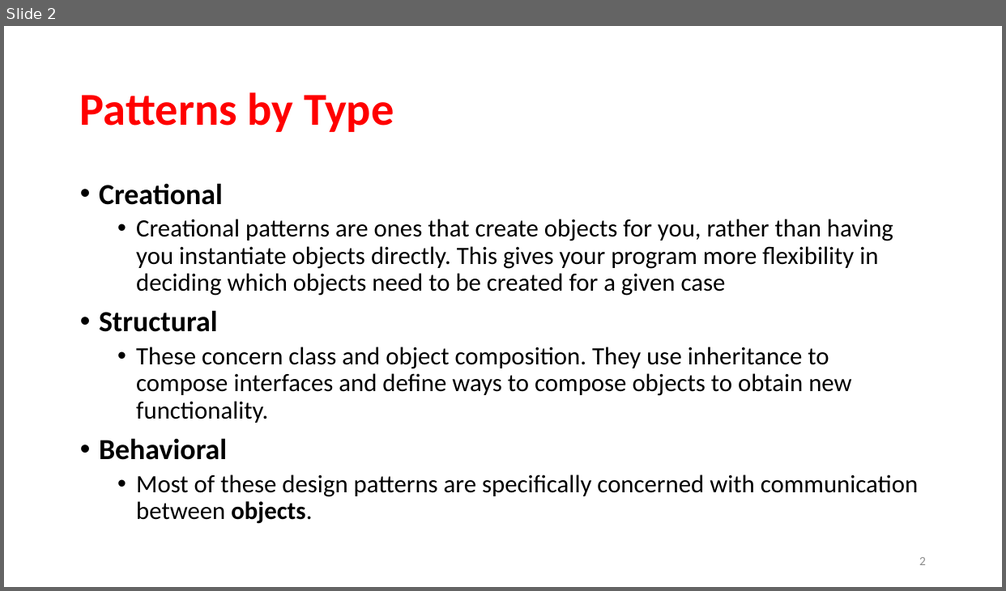
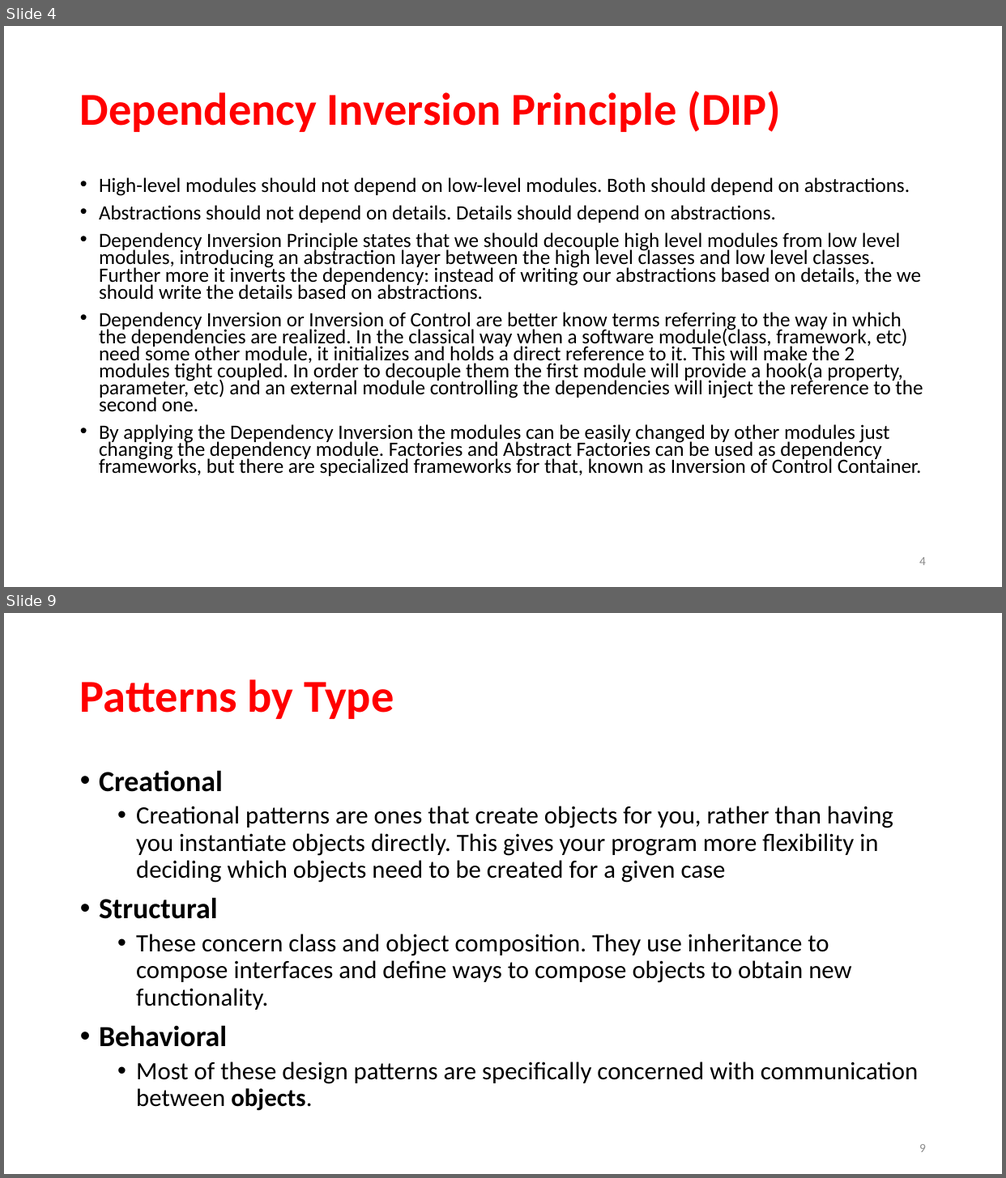
Before and after one commit to rainyheart/bjc-protoss-design_patten-demo, a slide deck: ppt/Design Patterns.pptx. Shown one above the other, each under a label of ours: slide 2 before the commit, slides 4 and 9 after it; the slides between them are not shown. The pictures are 1006x591 and 1006x1178 pixels, drawn with LibreOffice and Linux fonts; fonts in the diff are those of the drawing; background and template pictures are left out. Boxes give left, top, right and bottom in pixels: in the first picture for what was removed or moved away, otherwise in the second. Text is boxed around its words. In the diff, an @@ line names an element or a change of style, - is before the commit and + after.

```diff
--- a/ppt/Design Patterns.pptx
+++ b/ppt/Design Patterns.pptx
@@ slide 4 added at box(4, 26, 1002, 587), background picture (left out) @@
@@ title added at box(80, 91, 782, 132), 44 pt, text #FF0000, bold @@
+Dependency Inversion Principle (DIP)
@@ text added at box(99, 177, 923, 476), 19.6 pt, text #000000 @@
+• High-level modules should not depend on low-level modules. Both should depend on abstractions.
+• Abstractions should not depend on details. Details should depend on abstractions.
+• Dependency Inversion Principle states that we should decouple high level modules from low level modules, introducing an abstraction layer between the high level classes and low level classes. Further more it inverts the dependency: instead of writing our abstractions based on details, the we should write the details based on abstractions.
+• Dependency Inversion or Inversion of Control are better know terms referring to the way in which the dependencies are realized. In the classical way when a software module(class, framework, etc) need some other module, it initializes and holds a direct reference to it. This will make the 2 modules tight coupled. In order to decouple them the first module will provide a hook(a property, parameter, etc) and an external module controlling the dependencies will inject the reference to the second one.
+• By applying the Dependency Inversion the modules can be easily changed by other modules just changing the dependency module. Factories and Abstract Factories can be used as dependency frameworks, but there are specialized frameworks for that, known as Inversion of Control Container.
@@ page number added at box(919, 557, 926, 565), 12 pt, text #8C8C8C @@
+4
@@ what was slide 2 is now slide 9 @@
@@ page number at box(919, 1144, 926, 1152): text changed @@
-2
+9
```
Also in this commit, not shown: 3 slides changed, 14 other slides added, 1 slide removed, 20 other files.
